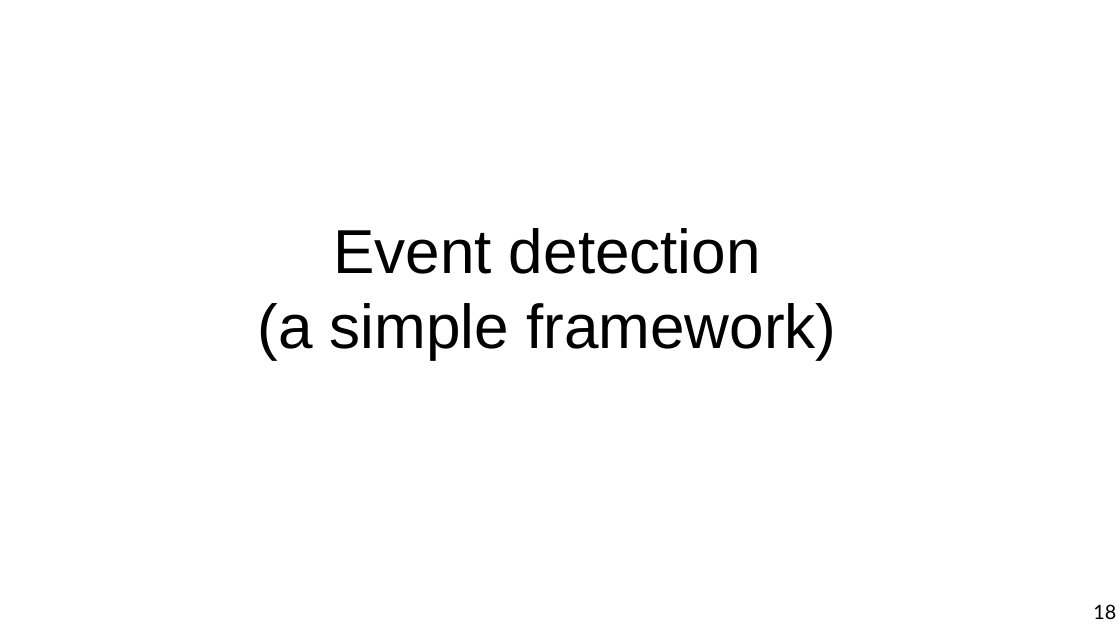
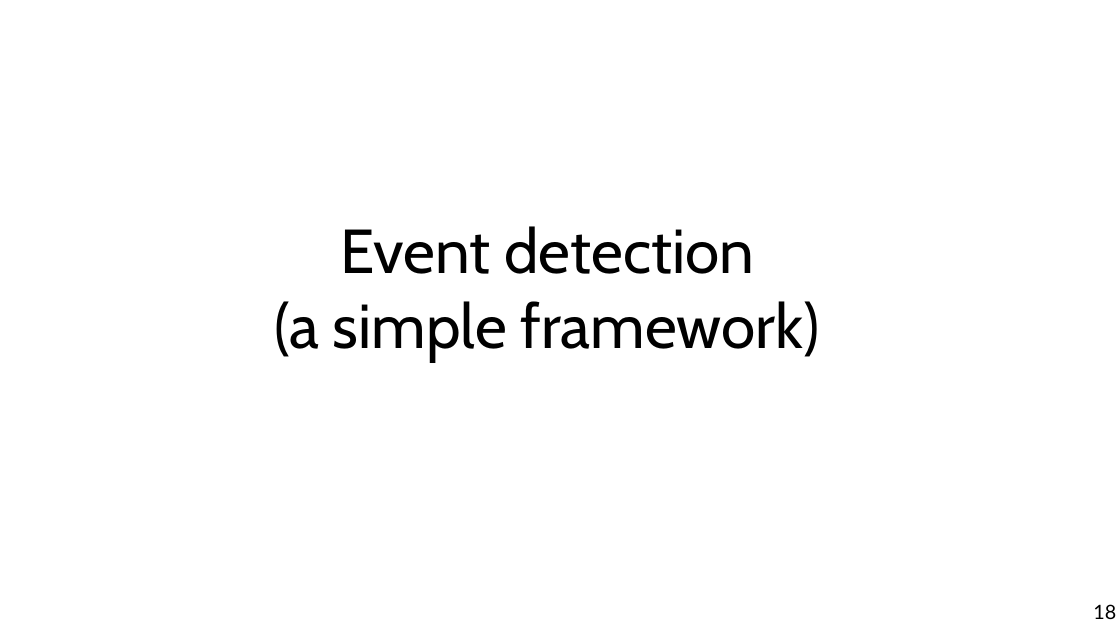
Before and after one commit to chatox/data-mining-course, a slide deck: slide 18 of theory/odp/tt29_forecasting.odp. Drawn at 1120x630 pixels with LibreOffice and Linux fonts; fonts in the diff are those of the drawing. Boxes give left, top, right and bottom in pixels: in the first picture for what was removed or moved away, otherwise in the second. Text is boxed around its words. In the diff, an @@ line names an element or a change of style, - is before the commit and + after.

```diff
--- a/theory/odp/tt29_forecasting.odp
+++ b/theory/odp/tt29_forecasting.odp
@@ title "Event detection (a simple framework)" moved from (x1=257, y1=228, x2=836, y2=359) to (x1=274, y1=226, x2=820, y2=361) @@
@@ title "Event detection (a simple framework)" at (x1=274, y1=226, x2=820, y2=361): font Arial to Cabin @@
```
Also in this commit, not shown: 26 other slides changed, 48 other files.
